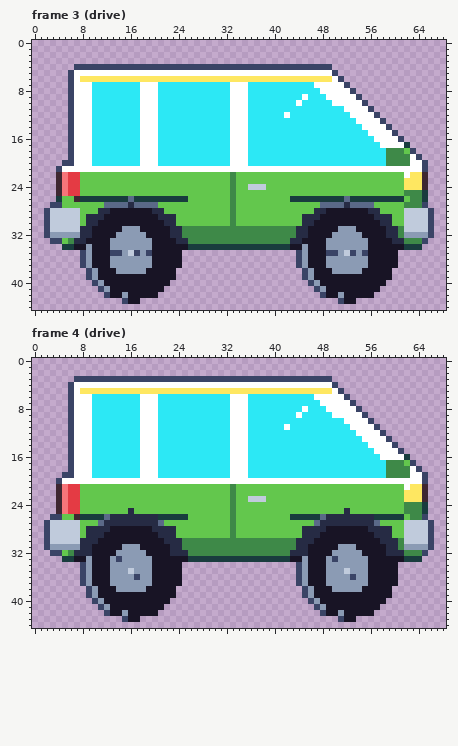
Pixel-art file -- art/ambient/ambient-car-van.aseprite. Above is the file before it was changed.
69x45 pixels, 4 frames. Shown: frame 3 (drive), frame 4 (drive). The commit also changed other frames, which this record leaves out.
Now the later version:
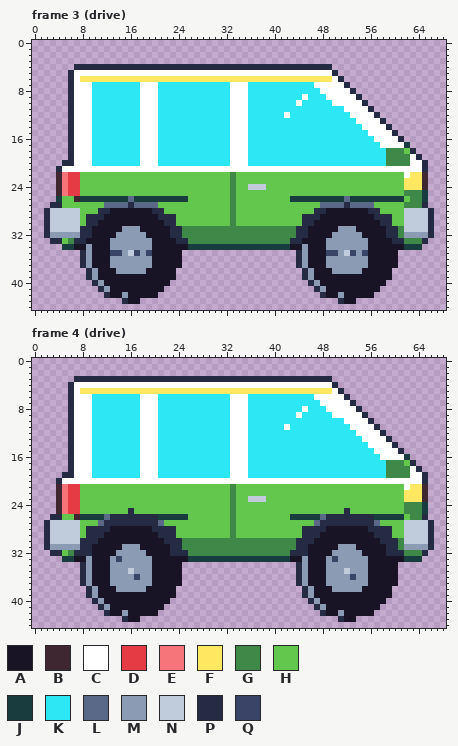
Palette (. is transparent): A #181425  B #3e2731  C #ffffff  D #e43b44  E #f6757a  F #fee761  G #3e8948  H #63c74d  J #193c3e  K #2ce8f5  L #5a6988  M #8b9bb4  N #c0cbdc  P #262b44  Q #3a4466
Difference:
Frame 3 (drive):
y 4: x 7..49 QQQQQQQQQQQQQQQQQQQQQQQQQQQQQQQQQQQQQQQQQQQ -> PPPPPPPPPPPPPPPPPPPPPPPPPPPPPPPPPPPPPPPPPPP
y 5: x 6 Q -> P; x 50 Q -> P
y 6: x 6 Q -> P; x 51 Q -> P
y 7: x 6 Q -> P; x 52 Q -> P
y 8: x 6 Q -> P; x 53 Q -> P
y 9: x 6 Q -> P; x 54 Q -> P
y 10: x 6 Q -> P; x 55 Q -> P
y 11: x 6 Q -> P; x 56 Q -> P
y 12: x 6 Q -> P; x 57 Q -> P
y 13: x 6 Q -> P; x 58 Q -> P
y 14: x 6 Q -> P; x 59 Q -> P
y 15: x 6 Q -> P; x 60 Q -> P
y 16: x 6 Q -> P; x 61 Q -> P
y 17: x 6 Q -> P
y 18: x 6 Q -> P; x 63 Q -> P
y 19: x 6 Q -> P; x 64 Q -> P
y 20: x 5..6 QQ -> PP; x 65 Q -> P
y 21: x 4 Q -> P; x 65 Q -> P
y 27: x 3..4 QQ -> PP; x 65 Q -> P
y 28..32: x 2 Q -> P; x 66 Q -> P
y 33: x 3..4 QQ -> PP; x 65 Q -> P
y 35..37: x 8 Q -> P; x 44 Q -> P
y 38..39: x 9 Q -> P; x 45 Q -> P
y 40: x 10 Q -> P; x 46 Q -> P
y 41: x 11 Q -> P; x 47 Q -> P
y 42: x 12 Q -> P; x 48 Q -> P
y 43: x 15 Q -> P; x 51 Q -> P
Frame 4 (drive):
y 3: x 7..49 QQQQQQQQQQQQQQQQQQQQQQQQQQQQQQQQQQQQQQQQQQQ -> PPPPPPPPPPPPPPPPPPPPPPPPPPPPPPPPPPPPPPPPPPP
y 4: x 6 Q -> P; x 50 Q -> P
y 5: x 6 Q -> P; x 51 Q -> P
y 6: x 6 Q -> P; x 52 Q -> P
y 7: x 6 Q -> P; x 53 Q -> P
y 8: x 6 Q -> P; x 54 Q -> P
y 9: x 6 Q -> P; x 55 Q -> P
y 10: x 6 Q -> P; x 56 Q -> P
y 11: x 6 Q -> P; x 57 Q -> P
y 12: x 6 Q -> P; x 58 Q -> P
y 13: x 6 Q -> P; x 59 Q -> P
y 14: x 6 Q -> P; x 60 Q -> P
y 15: x 6 Q -> P; x 61 Q -> P
y 16: x 6 Q -> P
y 17: x 6 Q -> P; x 63 Q -> P
y 18: x 6 Q -> P; x 64 Q -> P
y 19: x 5..6 QQ -> PP; x 65 Q -> P
y 20: x 4 Q -> P; x 65 Q -> P
y 26: x 3..4 QQ -> PP; x 65 Q -> P
y 27..31: x 2 Q -> P; x 66 Q -> P
y 32: x 3..4 QQ -> PP; x 65 Q -> P
y 34..37: x 8 Q -> P; x 44 Q -> P
y 38..39: x 9 Q -> P; x 45 Q -> P
y 40: x 10 Q -> P; x 46 Q -> P
y 41: x 11 Q -> P; x 47 Q -> P
y 42: x 12 Q -> P; x 48 Q -> P
y 43: x 15 Q -> P; x 51 Q -> P
